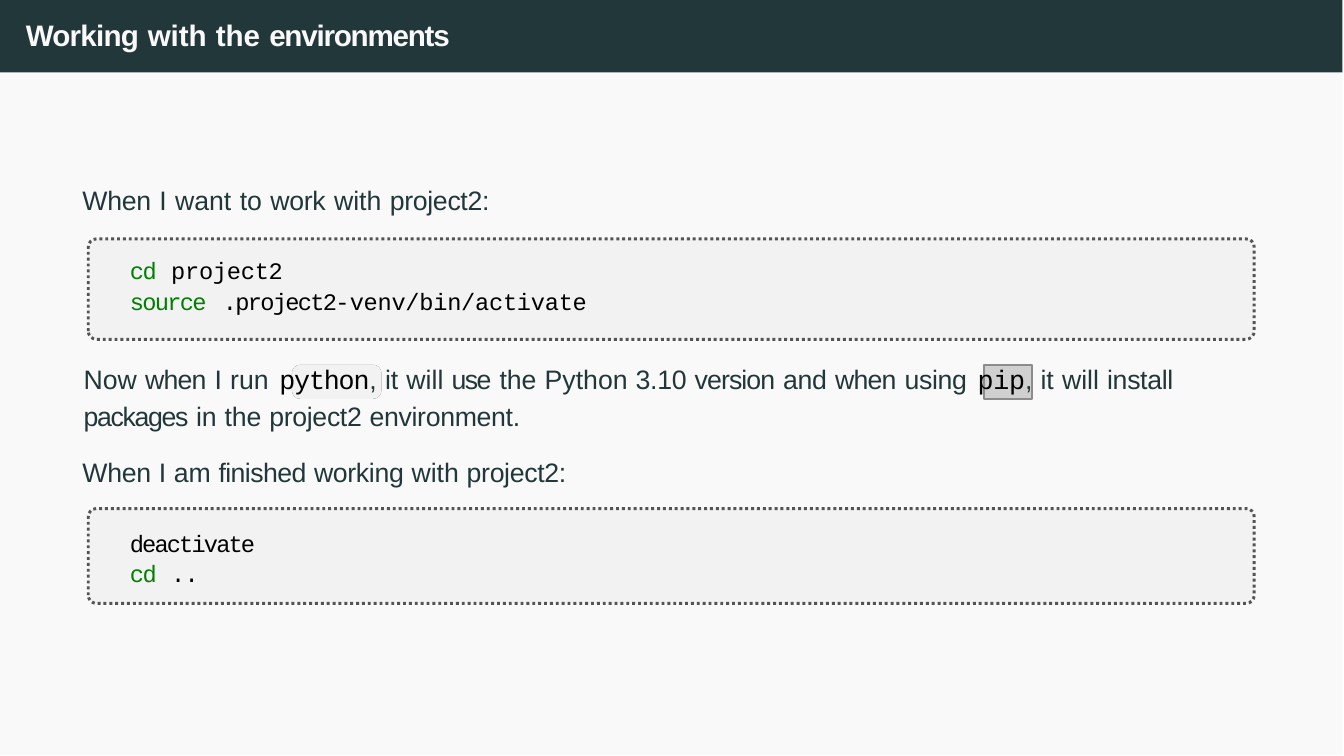
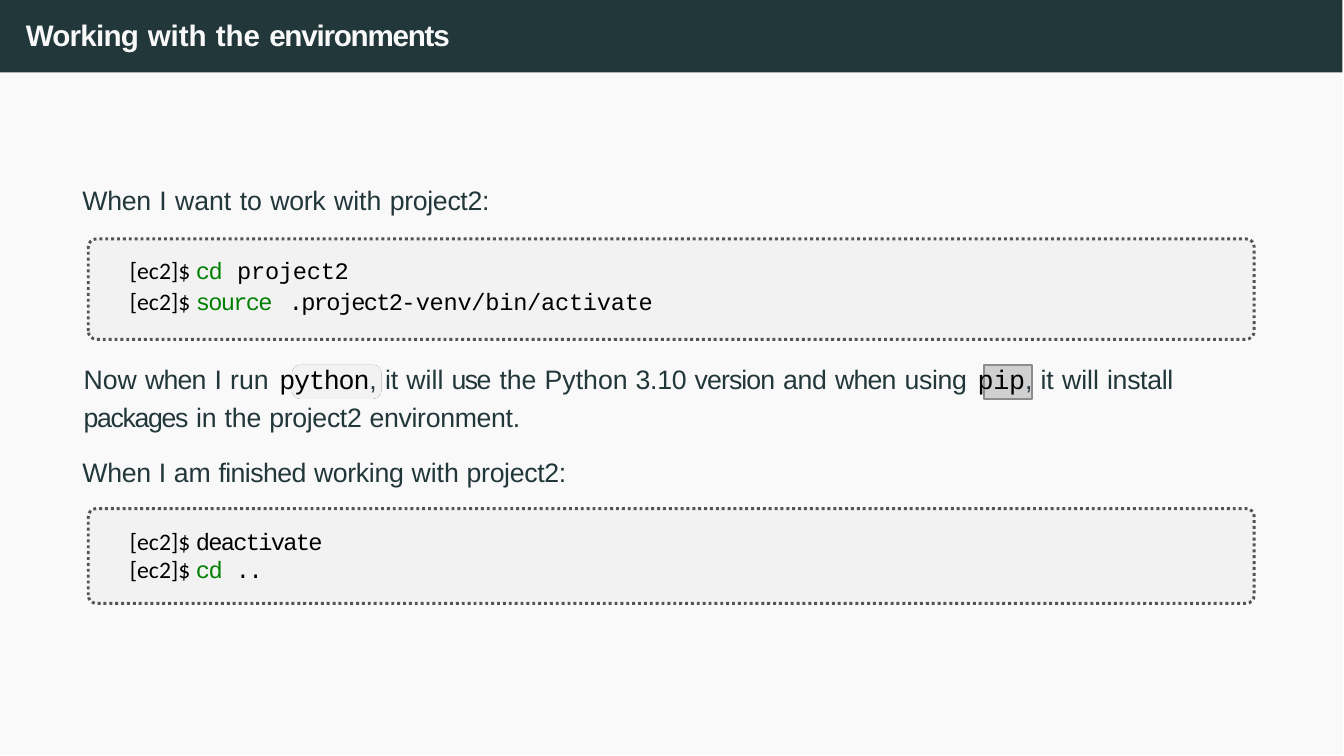
Before and after one commit to joanpaucm/HPDCB, a slide deck: slide 42 of src/slides/Session 3 - Introduction to AWS + EC2-2026.pptx. Drawn at 1344x756 pixels with LibreOffice and Linux fonts; fonts in the diff are those of the drawing; grey boxes stand for pictures. Boxes give left, top, right and bottom in pixels: in the first picture for what was removed or moved away, otherwise in the second. Text is boxed around its words. In the diff, an @@ line names an element or a change of style, - is before the commit and + after.

```diff
--- a/src/slides/Session 3 - Introduction to AWS + EC2-2026.pptx
+++ b/src/slides/Session 3 - Introduction to AWS + EC2-2026.pptx
@@ text at [130,262,653,315]: text changed @@
-cd project2
-source .project2-venv/bin/activate
+[ec2]$ cd project2
+[ec2]$ source .project2-venv/bin/activate
@@ text at [130,533,323,582]: text changed @@
-deactivate cd ..
+[ec2]$ deactivate
+[ec2]$ cd ..
```
Also in this commit, not shown: 14 other slides changed, 3 other files.
